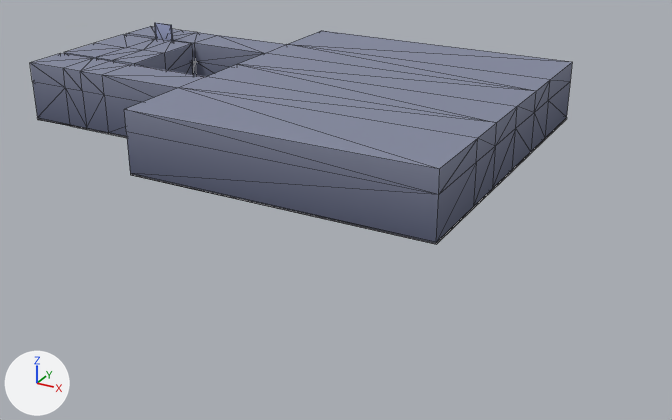
Before and after pictures for a commit that changed the glTF model scenes/level/map/map.glb.
One viewpoint serves both versions: a camera (50 mm lens) standing at (33.1, -37.5, 15.0) and looking at (12.9, -0.7, -3.4). Every picture has the same lights, and +X, +Y and +Z are marked at lower left. Mesh edges are drawn as thin lines. Objects named as collision shapes, trigger or cutter boxes, shadow casters or lower levels of detail are left out. Where no turn or scale is listed for an object, it has been applied to the vertices. Vertices at the same position are counted once.

Before the edit, the objects in view are built like this:
```python
me_cube = bpy.data.meshes.new('Cube')
me_cube.from_pydata(...)  # 180 vertices, 368 faces; spans x -2.4..21.4, y -8.5..8.5, z -1.5..1.5
me_cube.materials.append(mat_material)  # picture img_colormap
ob_cube_col = bpy.data.objects.new('Cube-col', me_cube)
ob_cube_col.location = (0.0, 0.0, 1.48)
```
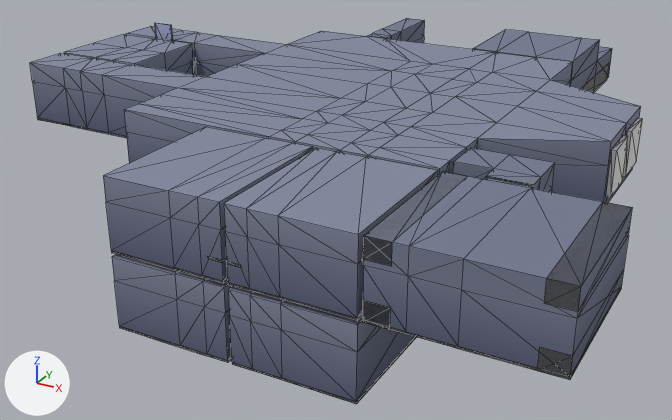
What changed in the scene script:
```text
Change me_cube:
    used by ob_cube_col; location = (0.0, 0.0, 1.48)
    remove me_cube.from_pydata(...)  # 180 vertices, 368 faces; spans x -2.4..21.4, y -8.5..8.5, z -1.5..1.5
    add me_cube.from_pydata(...)  # 755 vertices, 1514 faces; spans x -2.4..28.2, y -14.8..17.2, z -4.7..1.5
    me_cube part 1: 6 vertices removed from x 21.4, y -2.6..2.6, z -1.4..0.5; 581 vertices added at x 5.7..28.2, y -14.8..17.2, z -4.7..1.5
Add me_cube_063:
    me_cube_063.from_pydata(...)  # a box spanning x -0.51..0.51, y -2.72..5.56, z -0.51..0.51
Add me_cube_013:
    me_cube_013.from_pydata(...)  # a box spanning x -0.1..0.1, y -1.0..1.0, z -1.0..1.0
Add me_cube_046:
    me_cube_046.from_pydata(...)  # a box spanning x -0.29..0.29, y -5.8..0.29, z 0.03..0.13
Add me_cube_047:
    me_cube_047.from_pydata(...)  # a box spanning x -0.56..0.4, y -5.7..0.4, z -0.4..0.4
Add ob_cube_022:
    ob_cube_022 = bpy.data.objects.new('Cube.022', me_cube_063)
    ob_cube_022.location = (20.92, 11.36, 0.49)
Add ob_cube_018:
    ob_cube_018 = bpy.data.objects.new('Cube.018', me_cube_013)
    ob_cube_018.location = (26.14, -1.24, 1.53)
Add ob_cube_017:
    ob_cube_017 = bpy.data.objects.new('Cube.017', me_cube_013.copy())
    ob_cube_017.location = (26.14, 1.37, 1.53)
Add ob_cube_016:
    ob_cube_016 = bpy.data.objects.new('Cube.016', me_cube_046)
    ob_cube_016.location = (16.01, -8.96, 0.75)
Add ob_cube_011:
    ob_cube_011 = bpy.data.objects.new('Cube.011', me_cube_046.copy())
    ob_cube_011.location = (16.78, -8.96, 0.75)
Add ob_cube_022_convcol:
    ob_cube_022_convcol = bpy.data.objects.new('Cube.022-convcol', me_cube_047)
    ob_cube_022_convcol.location = (22.17, -9.07, 2.59)
Add ob_cube_020_convcol:
    ob_cube_020_convcol = bpy.data.objects.new('Cube.020-convcol', me_cube_047.copy())
    ob_cube_020_convcol.location = (22.17, -9.07, 0.38)
Add ob_cube_023_convcol:
    ob_cube_023_convcol = bpy.data.objects.new('Cube.023-convcol', me_cube_047.copy())
    ob_cube_023_convcol.location = (27.83, -9.07, 2.59)
Add ob_cube_019_convcol:
    ob_cube_019_convcol = bpy.data.objects.new('Cube.019-convcol', me_cube_047.copy())
    ob_cube_019_convcol.location = (27.83, -9.07, 0.38)
```

Where the change shows, as pixel boxes [x1, y1, x2, y2] in the pictures (672 x 420 px):
'Cube-col', reshaped (13% wider, 76% taller)
    before: [30, 26, 572, 245]
    after: [30, 18, 641, 404]
'Cube.023-convcol', added
    after: [544, 202, 632, 311]
'Cube.022-convcol', added
    after: [363, 171, 468, 266]
'Cube.018', added
    after: [606, 135, 628, 198]
'Cube.017', added
    after: [623, 118, 642, 177]
'Cube.019-convcol', added
    after: [537, 347, 573, 380]
'Cube.020-convcol', added
    after: [363, 301, 390, 329]
'Cube.022', added
    after: [581, 64, 609, 92]
'Cube.016', added
    after: [208, 256, 227, 263]
'Cube.011', added
    after: [230, 263, 240, 267]
part 1 of me_cube, built on
    before: [473, 81, 550, 209]
    after: [103, 18, 641, 404]
